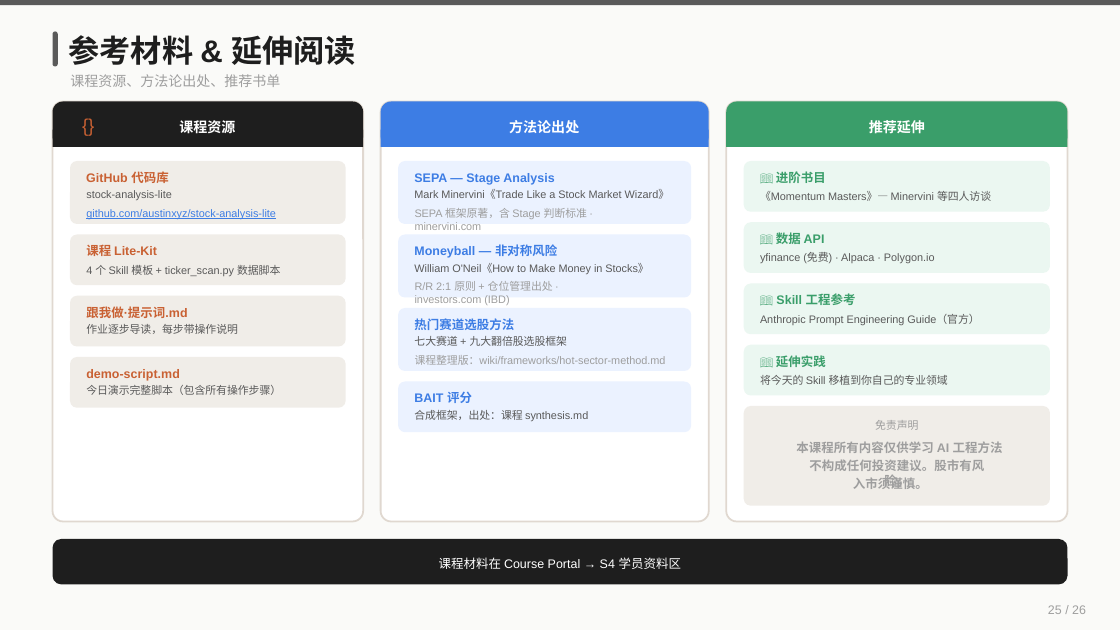
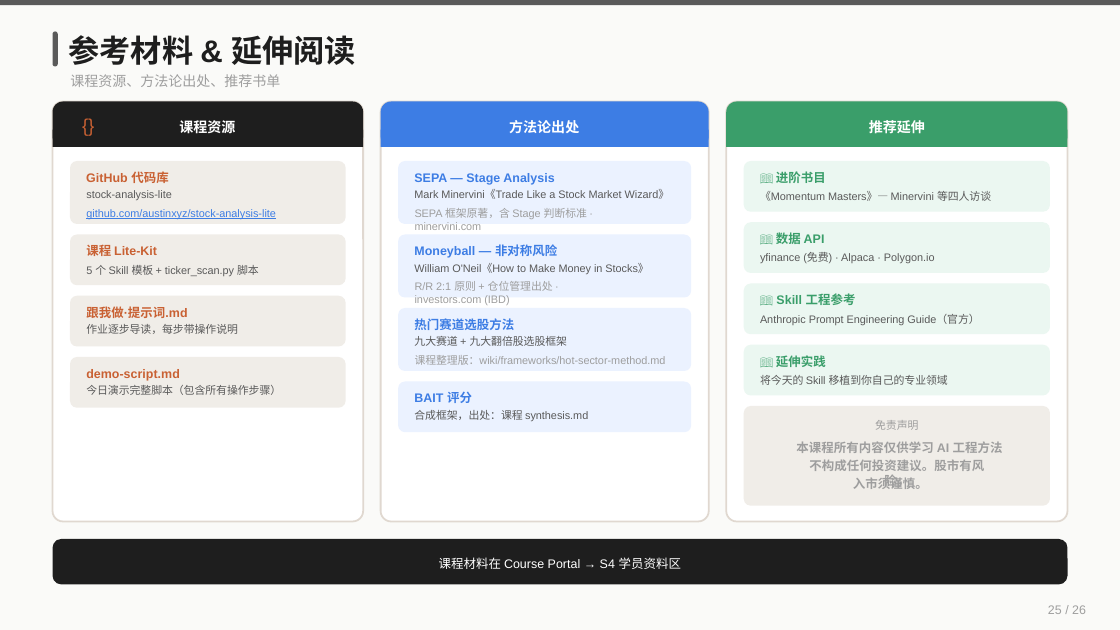
Before and after one commit to austinxyz/course-portal, a slide deck: slide 25 of dl/claude_course_s4.pptx. Drawn at 1120x630 pixels with LibreOffice and Linux fonts; fonts in the diff are those of the drawing. Boxes give left, top, right and bottom in pixels: in the first picture for what was removed or moved away, otherwise in the second. Text is boxed around its words. In the diff, an @@ line names an element or a change of style, - is before the commit and + after.

```diff
--- a/dl/claude_course_s4.pptx
+++ b/dl/claude_course_s4.pptx
@@ text at bbox=[86, 265, 259, 276]: text changed @@
-4 个 Skill 模板 + ticker_scan.py 数据脚本
+5 个 Skill 模板 + ticker_scan.py 脚本
@@ text at bbox=[414, 336, 567, 346]: text changed @@
-七大赛道 + 九大翻倍股选股框架
+九大赛道 + 九大翻倍股选股框架
```
Also in this commit, not shown: 7 other slides changed, 7 other files.
